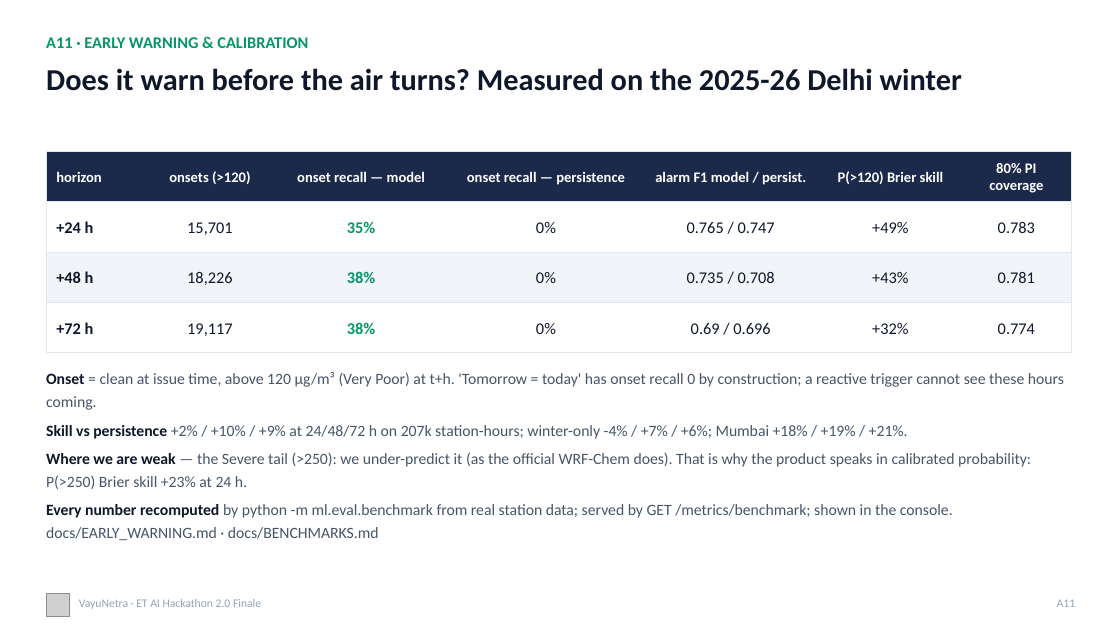
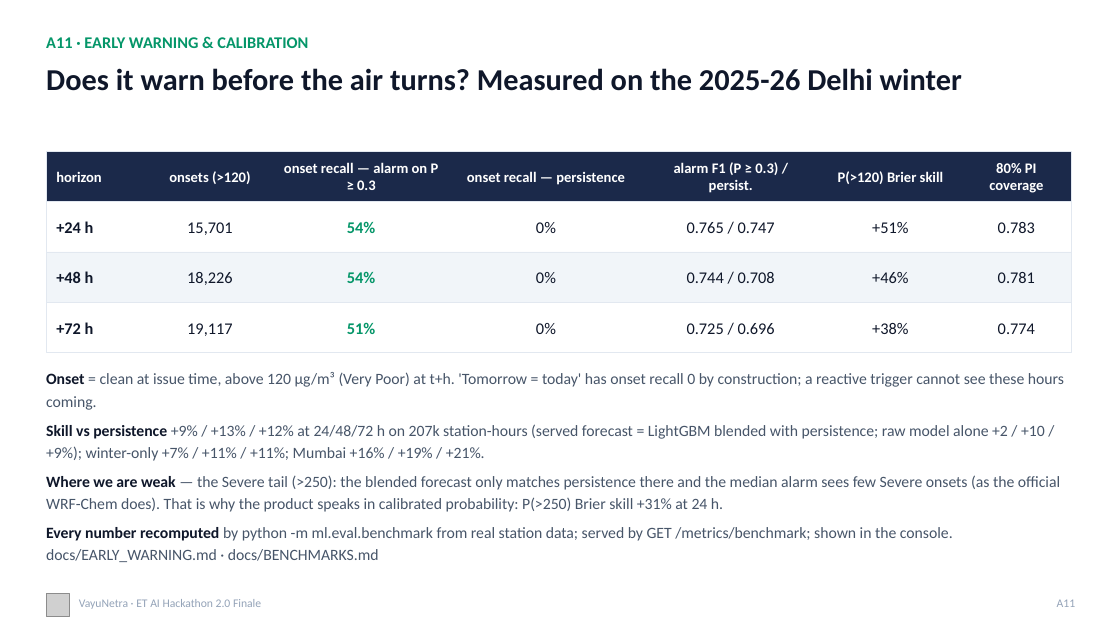
Before and after one commit to omkarrr88/VayuNetra, a slide deck: slide 19 of docs/VayuNetra_Pitch.pptx. Drawn at 1120x630 pixels with LibreOffice and Linux fonts; fonts in the diff are those of the drawing; grey boxes stand for pictures. Boxes give left, top, right and bottom in pixels: in the first picture for what was removed or moved away, otherwise in the second. Text is boxed around its words. In the diff, an @@ line names an element or a change of style, - is before the commit and + after.

Commit message:
model: production forecast = LightGBM median blended with persistence (weight from the calibration tail); probability alarms as the operating point
- ml.forecast.train.blend_weight + calibrated residuals of the blended forecast (v3 rows)
- ml.eval.benchmark: served (blended) forecast is the headline, raw model kept as a column;
  probability-alarm operating points (τ 0.2–0.5) with precision/recall/onset recall
- artifacts re-run (Delhi +9/+13/+12 %, Mumbai +17/+19/+21 %, Kolkata +14/+10/+9 %; onset
  recall at P ≥ 0.3: 54/54/51 %); BENCHMARKS, EARLY_WARNING, README, SUBMISSION, landing,
  deck 5/A5/A11 and the console panel updated to the same numbers

```diff
--- a/docs/VayuNetra_Pitch.pptx
+++ b/docs/VayuNetra_Pitch.pptx
@@ text at (284,162,439,190): text changed @@
-onset recall — model
+onset recall — alarm on P ≥ 0.3
@@ text at (674,162,778,193): text changed @@
-alarm F1 model / persist.
+alarm F1 (P ≥ 0.3) / persist.
@@ text at (347,221,375,233): text changed @@
-35%
+54%
@@ text at (872,222,908,233): text changed @@
-+49%
++51%
@@ text at (347,271,375,283): text changed @@
-38%
+54%
@@ text at (687,272,775,283): text changed @@
-0.735 / 0.708
+0.744 / 0.708
@@ text at (872,272,908,283): text changed @@
-+43%
++46%
@@ text at (347,322,375,334): text changed @@
-38%
+51%
@@ text at (687,323,775,334): text changed @@
-0.69 / 0.696
+0.725 / 0.696
@@ text at (872,323,908,334): text changed @@
-+32%
++38%
@@ text at (46,424,1060,512): text changed @@
-Skill vs persistence +2% / +10% / +9% at 24/48/72 h on 207k station-hours; winter-only -4% / +7% / +6%; Mumbai +18% / +19% / +21%.
-Where we are weak — the Severe tail (>250): we under-predict it (as the official WRF-Chem does). That is why the product speaks in calibrated probability: P(>250) Brier skill +23% at 24 h.
+Skill vs persistence +9% / +13% / +12% at 24/48/72 h on 207k station-hours (served forecast = LightGBM blended with persistence; raw model alone +2 / +10 / +9%); winter-only +7% / +11% / +11%; Mumbai +16% / +19% / +21%.
+Where we are weak — the Severe tail (>250): the blended forecast only matches persistence there and the median alarm sees few Severe onsets (as the official WRF-Chem does). That is why the product speaks in calibrated probability: P(>250) Brier skill +31% at 24 h.
```
Also in this commit, not shown: 2 other slides changed, 5 other files.
